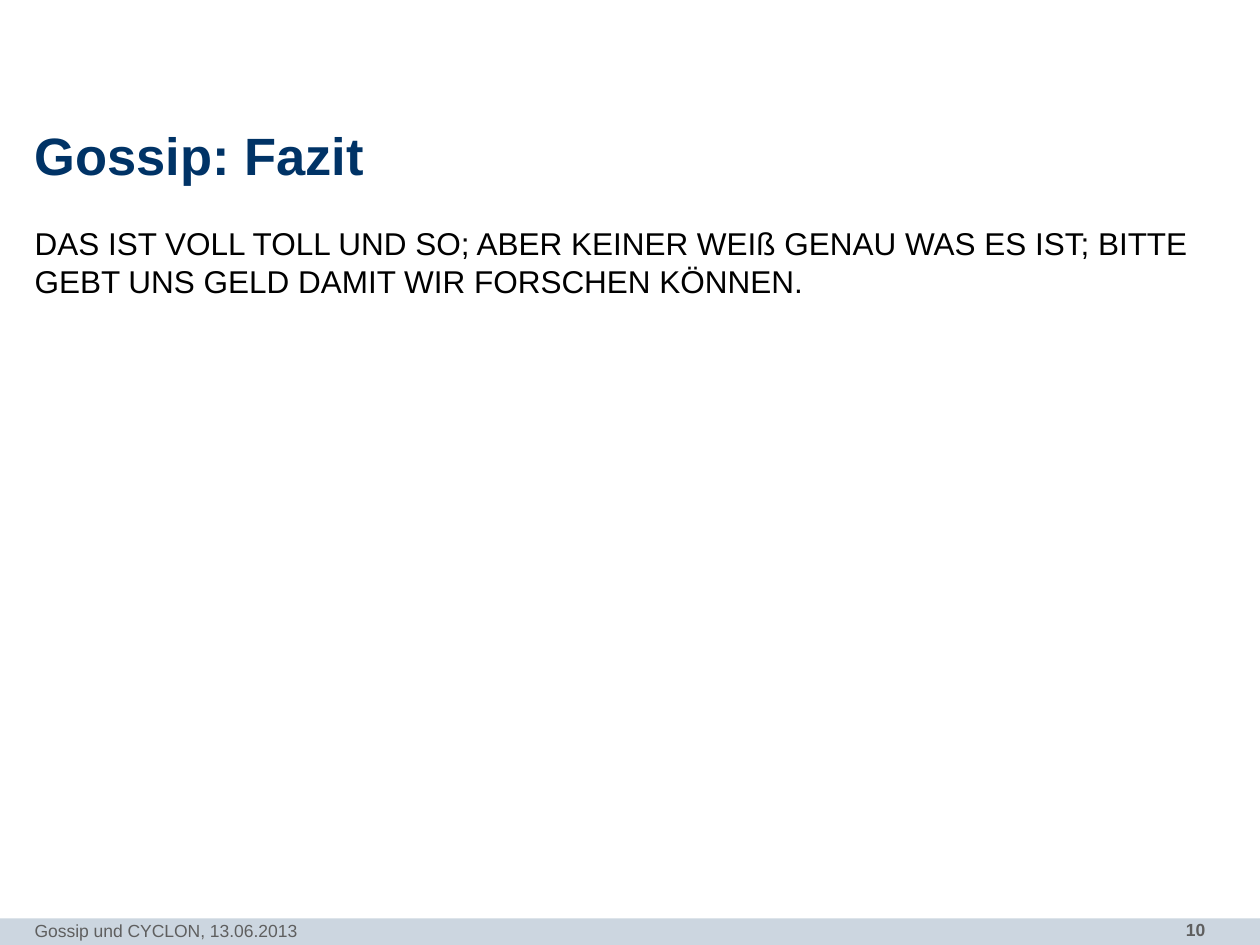
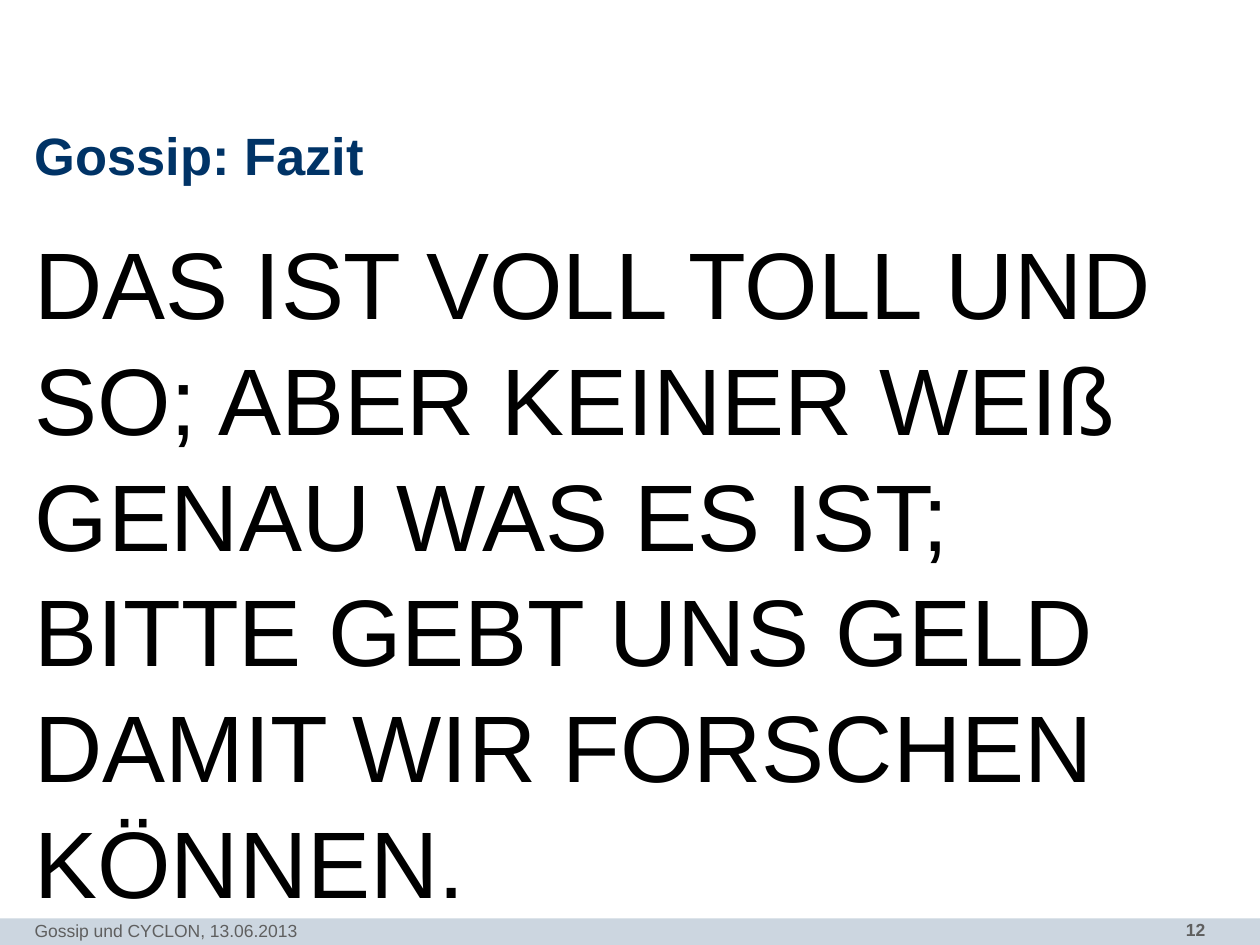
Before and after one commit to N8Fear/DistributedSystems, a slide deck: slide 12 of Vortrag/[MASTER] Präsentation.pptx (slide 10 before the commit). Drawn at 1260x945 pixels with LibreOffice and Linux fonts; fonts in the diff are those of the drawing; background and template pictures are left out. Boxes give left, top, right and bottom in pixels: in the first picture for what was removed or moved away, otherwise in the second. Text is boxed around its words. In the diff, an @@ line names an element or a change of style, - is before the commit and + after.

```diff
--- a/Vortrag/[MASTER] Präsentation.pptx
+++ b/Vortrag/[MASTER] Präsentation.pptx
@@ text "DAS IST VOLL TOLL UND ..." at box(35, 253, 1151, 899): size 18 to 54 pt @@
@@ page number at box(1186, 924, 1205, 936): text changed @@
-10
+12
```
Also in this commit, not shown: 5 other slides changed, 2 slides added.
